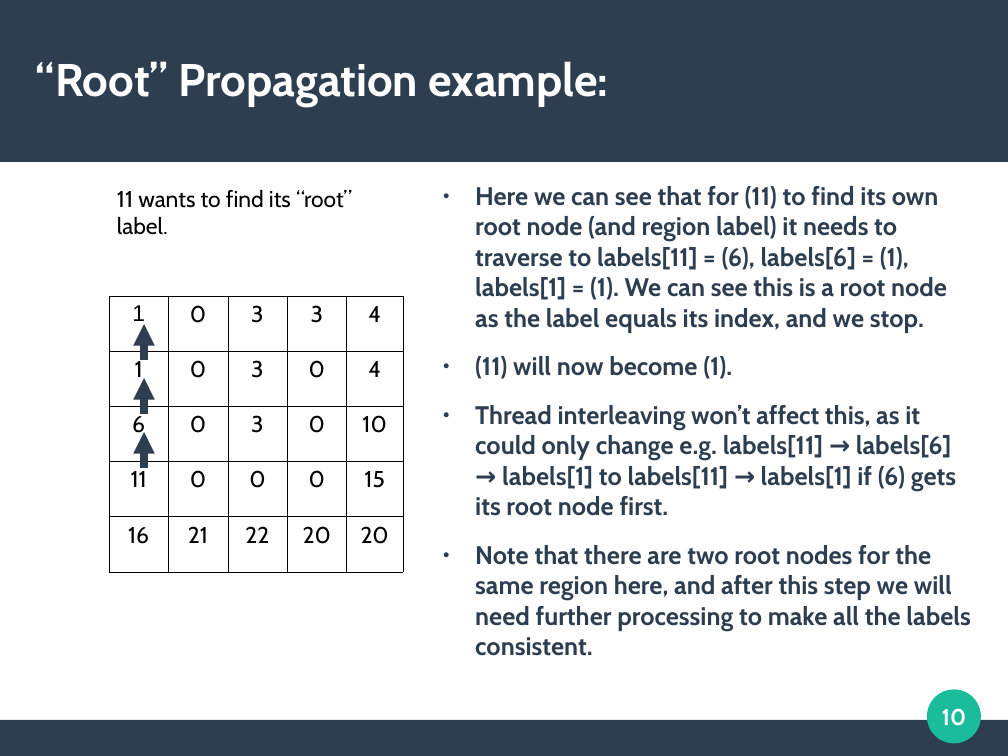
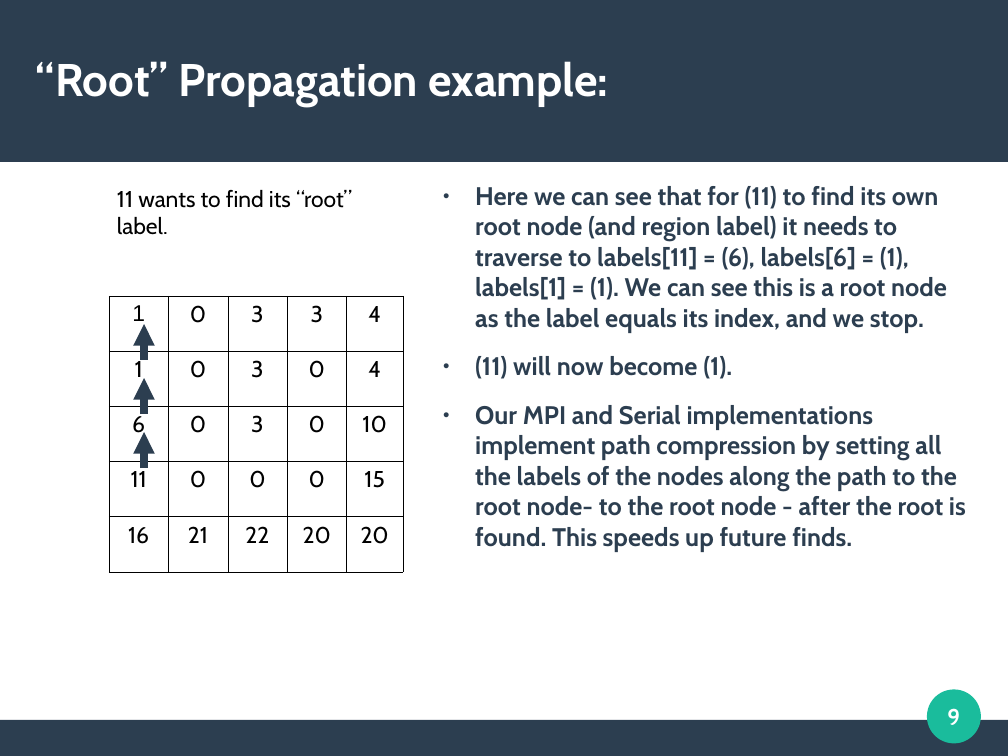
Before and after one commit to cycraig/ConnectedComponentsLabelling, a slide deck: slide 9 of presentation/Presentation.odp (slide 10 before the commit). Drawn at 1008x756 pixels with LibreOffice and Linux fonts; fonts in the diff are those of the drawing. Boxes give left, top, right and bottom in pixels: in the first picture for what was removed or moved away, otherwise in the second. Text is boxed around its words. In the diff, an @@ line names an element or a change of style, - is before the commit and + after.

```diff
--- a/presentation/Presentation.odp
+++ b/presentation/Presentation.odp
@@ text at [475, 405, 966, 552]: text changed @@
-● Thread interleaving won’t affect this, as it could only change e.g. labels[11] → labels[6] → labels[1] to labels[11] → labels[1] if (6) gets its root node first.
-● Note that there are two root nodes for the same region here, and after this step we will need further processing to make all the labels consistent.
+● Our MPI and Serial implementations implement path compression by setting all the labels of the nodes along the path to the root node- to the root node - after the root is found. This speeds up future finds.
@@ page number at [947, 708, 960, 725]: text changed @@
-10
+9
```
Also in this commit, not shown: 16 other slides changed, 2 slides added, 31 other files.
